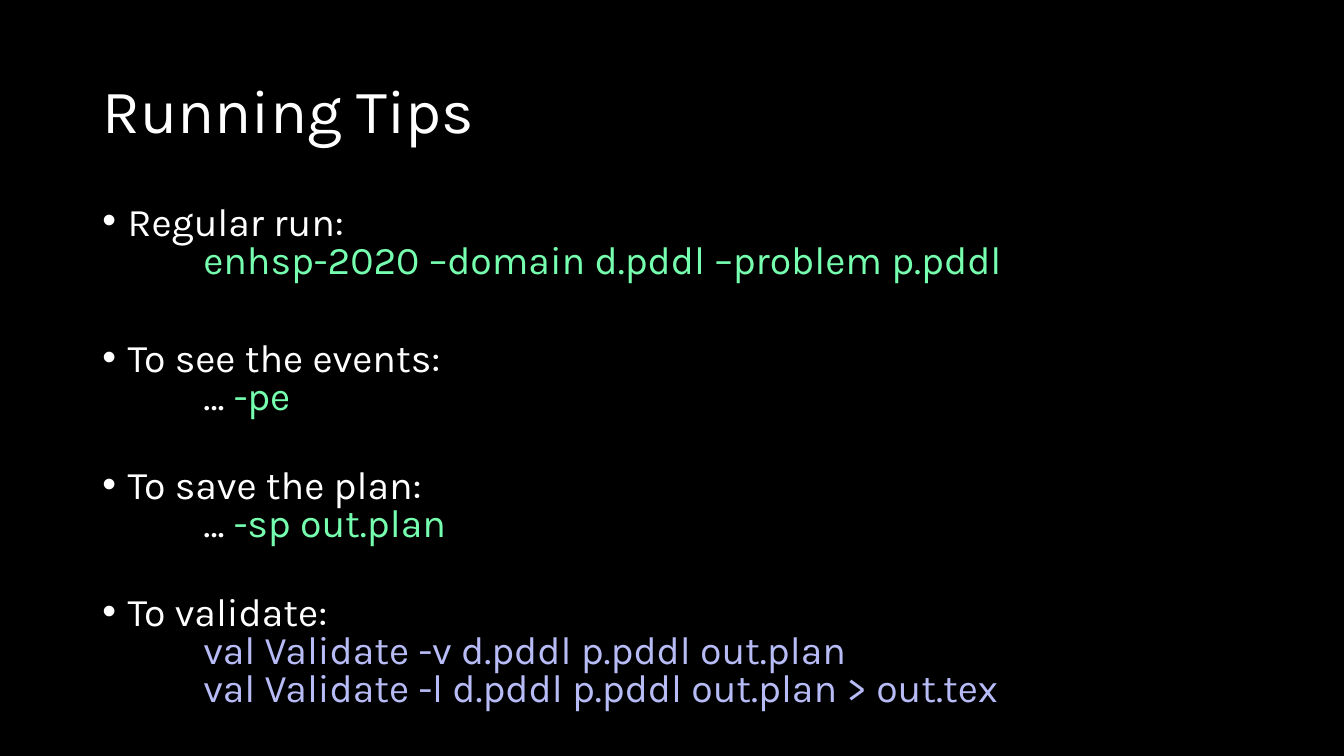
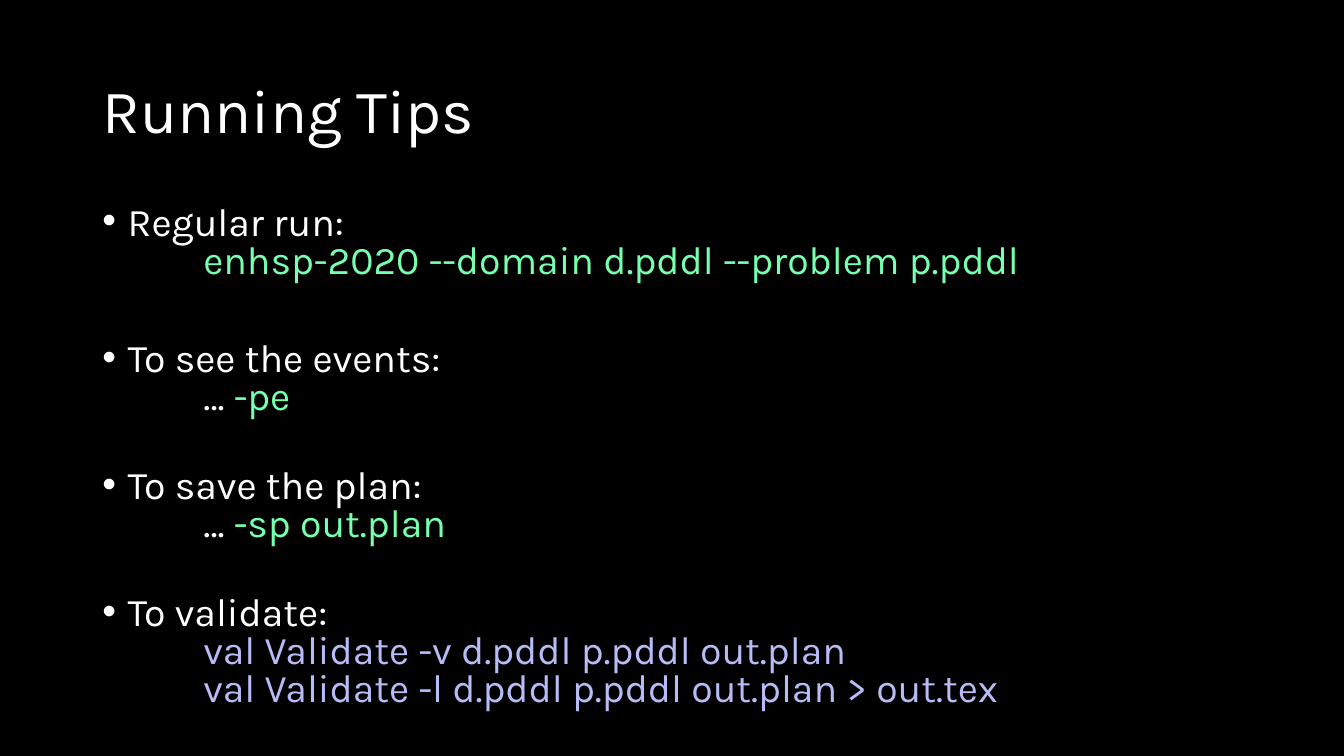
Before and after one commit to AI-Planning/modeling-in-pddl, a slide deck: slide 8 of exercises/cisc-813/hybrid/slides.pptx. Drawn at 1344x756 pixels with LibreOffice and Linux fonts; fonts in the diff are those of the drawing. Boxes give left, top, right and bottom in pixels: in the first picture for what was removed or moved away, otherwise in the second. Text is boxed around its words. In the diff, an @@ line names an element or a change of style, - is before the commit and + after.

Commit message:
Final (unformatted) epistemic problem, and hybrid slides fix.

```diff
--- a/exercises/cisc-813/hybrid/slides.pptx
+++ b/exercises/cisc-813/hybrid/slides.pptx
@@ text at <box>128,209,1019,284</box>: text changed @@
-• Regular run:
-  enhsp-2020 –domain d.pddl –problem p.pddl
+• Regular run:
+  enhsp-2020 --domain d.pddl --problem p.pddl
```
Also in this commit, not shown: 1 other file.
